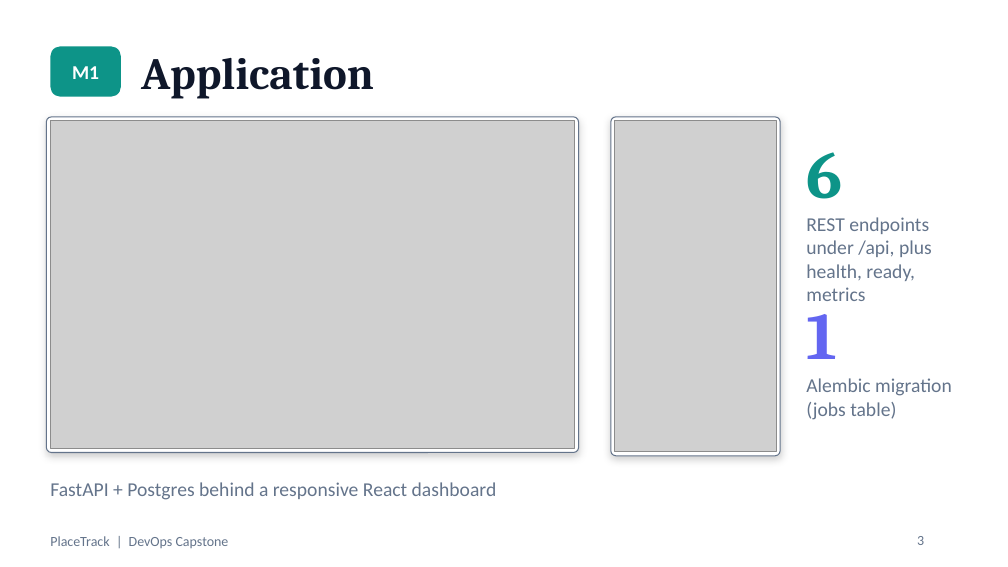
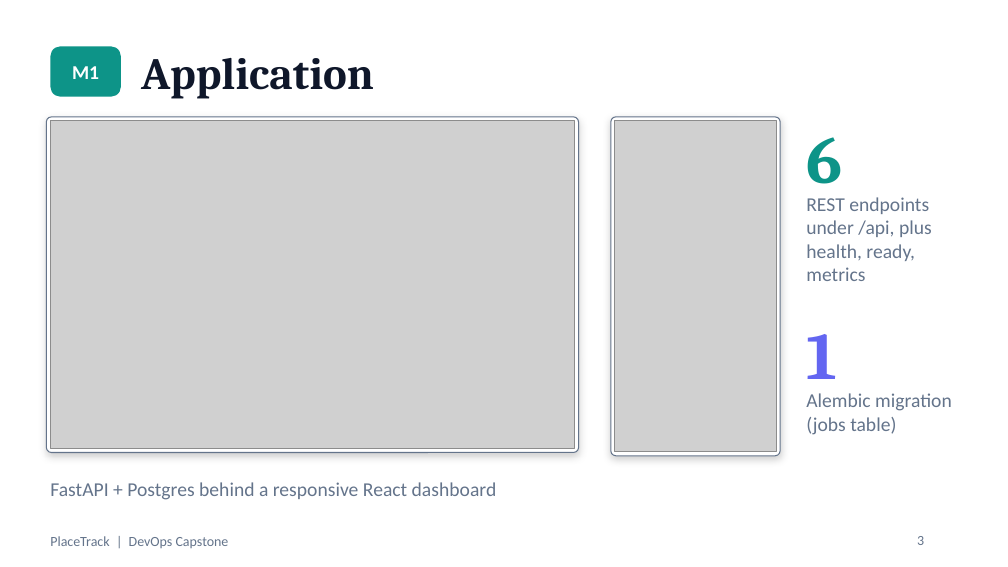
Before and after one commit to Raghavendra1729-cell/placetrack-devops-capstone, a slide deck: slide 3 of docs/PlaceTrack-Capstone.pptx. Drawn at 1008x567 pixels with LibreOffice and Linux fonts; fonts in the diff are those of the drawing; grey boxes stand for pictures. Boxes give left, top, right and bottom in pixels: in the first picture for what was removed or moved away, otherwise in the second. Text is boxed around its words. In the diff, an @@ line names an element or a change of style, - is before the commit and + after.

Commit message:
Fix spacing and wording in the deck and clean the file properties

```diff
--- a/docs/PlaceTrack-Capstone.pptx
+++ b/docs/PlaceTrack-Capstone.pptx
@@ text "6": place and size @@
-text "6" at (806,152,842,199)
+text "6" at (806,137,842,184)
@@ text "REST endpoints under /api, plus ...": place and size @@
-text "REST endpoints under /api, plus ..." at (806,217,932,301)
+text "REST endpoints under /api, plus ..." at (806,197,932,281)
@@ text "1": place and size @@
-text "1" at (806,297,837,359)
+text "1" at (806,334,837,394)
@@ text "Alembic migration (jobs table)": place and size @@
-text "Alembic migration (jobs table)" at (806,378,952,420)
+text "Alembic migration (jobs table)" at (806,393,952,435)
```
Also in this commit, not shown: 3 other slides changed.
